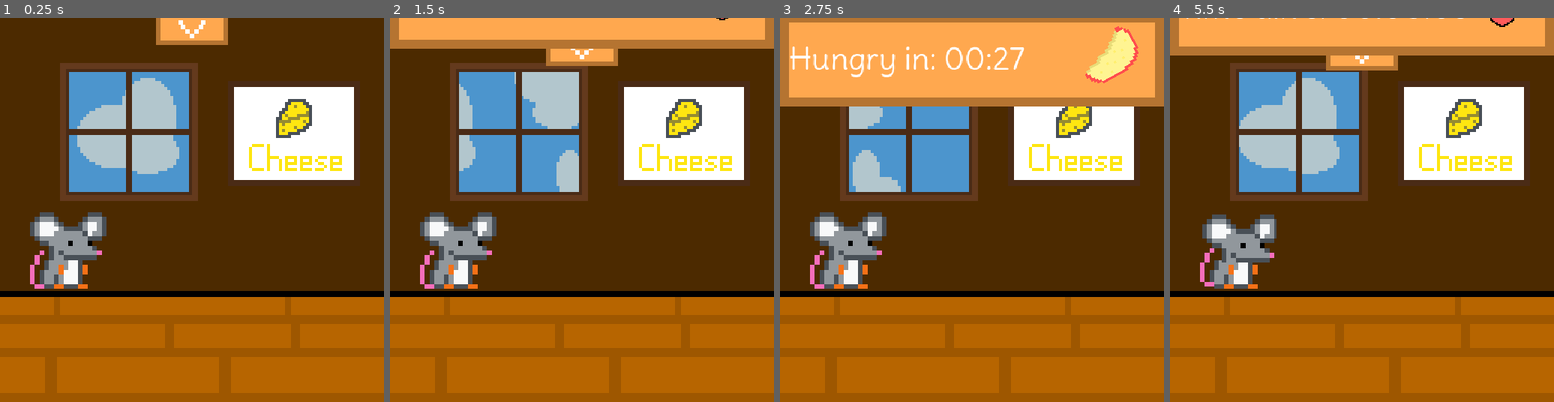
Above: before the commit, frames 1-4 (left to right).
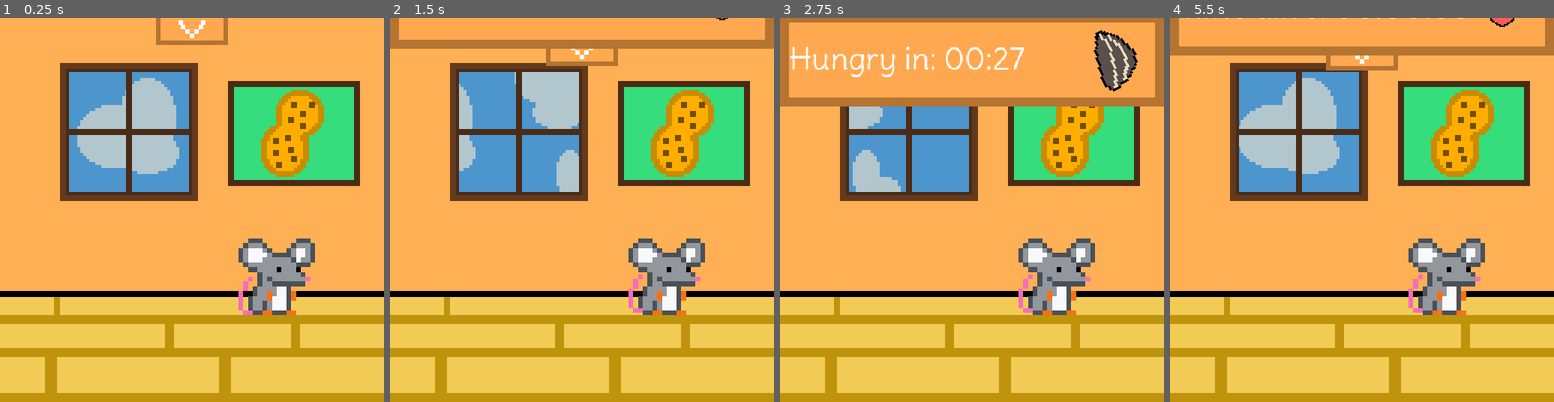
Above: after the commit, the same moments.

Repository: j4y-boi/Pip-the-Mouse-Godot
Game: Godot game, scene res://scenes/game.tscn
The game is run twice, just before and just after one commit, with the same random seed, the same clock (stepped at 60 frames per second) and the same inputs. This scene is started directly instead of the project's main scene. Sound files missing from this copy of the repository are replaced by a short silence.
Inputs (mouse positions are in pixels of both pictures, inside the frame that each line leads up to):
- Up to frame 1 (0.25 s): no input
- Up to frame 2 (1.5 s): tap Enter at 0.5 s; move the mouse to (666, 190) at 0.52 s; hold Right (right) 0.53-1.28 s; click (666, 190) at 0.67 s; move the mouse to (505, 229) at 1.27 s; hold Down (down) from 1.28 s (still down); click (505, 229) at 1.42 s
- Up to frame 3 (2.75 s): move the mouse to (1010, 125) at 2.02 s; release Down (down) at 2.03 s; hold Right (right) from 2.03 s (still down); click (1010, 125) at 2.17 s
- Up to frame 4 (5.5 s): move the mouse to (1342, 286) at 2.77 s; release Right (right) at 2.78 s; hold Up (up) 2.78-3.53 s; click (1342, 286) at 2.92 s; move the mouse to (1477, 267) at 3.52 s; hold Left (left) 3.53-5.03 s; click (1477, 267) at 3.67 s; move the mouse to (1246, 152) at 4.27 s; click (1246, 152) at 4.42 s; move the mouse to (1381, 210) at 5.02 s; hold Down (down) from 5.03 s (still down); click (1381, 210) at 5.17 s

The runs differ from the first frame. In frame 1, 83% of the frame differs, in the area x 0-100%, y 0-100%; in frame 2, 75%; in frame 3, 67%; in frame 4, 74%.

Commit message:
huge general update
- fixed a few game breaking bugs
- preventing gameplay
- removed grapes
- added sunflower seeds and blueberries
merged all main menu scripts and
- relocated to root control node
- fixed pip floating on spawn
- made down arrow touch sensitive too
- cleaned up

Diff:
--- a/scenes/game.tscn
+++ b/scenes/game.tscn
@@ -23,6 +23,7 @@
 [ext_resource type="Script" uid="uid://ff3du54xkfiy" path="res://scripts/foodZ.gd" id="18_bt5mj"]
 [ext_resource type="Texture2D" uid="uid://b1sdcim1hdl0f" path="res://assets/gui/heart.png" id="20_5newe"]
 [ext_resource type="Texture2D" uid="uid://c4ito5r2grbr8" path="res://assets/gui/arrow.png" id="21_e1j6l"]
+[ext_resource type="Script" uid="uid://du3dhitq1xgi3" path="res://scripts/guibutton.gd" id="22_qnb83"]
 [ext_resource type="AudioStream" uid="uid://dq45eo48vy6tf" path="res://assets/audio/music/game2.ogg" id="24_e1j6l"]
 [ext_resource type="Script" uid="uid://cb1lkn50aewqc" path="res://scripts/bgm.gd" id="25_bhx41"]
 [ext_resource type="AudioStream" uid="uid://b607vnfgaaqnx" path="res://assets/audio/music/game1.mp3" id="26_qnb83"]
@@ -277,6 +278,9 @@
 "name": &"walk",
 "speed": 5.0
 }]
+
+[sub_resource type="RectangleShape2D" id="RectangleShape2D_js0lu"]
+size = Vector2(33.3333, 13.3333)
 
 [node name="game" type="Node2D"]
 
@@ -340,7 +344,7 @@
 sprite_frames = SubResource("SpriteFrames_bj30b")
 animation = &"idle"
 autoplay = "idle"
-frame_progress = 0.155017
+frame_progress = 0.530859
 
 [node name="foodAuthority" type="Node2D" parent="."]
 script = ExtResource("16_5newe")
@@ -374,6 +378,13 @@
 position = Vector2(0, 74.5)
 scale = Vector2(0.75, 0.75)
 texture = ExtResource("21_e1j6l")
+
+[node name="Area2D" type="Area2D" parent="Control/Panel/arrow"]
+script = ExtResource("22_qnb83")
+
+[node name="CollisionShape2D" type="CollisionShape2D" parent="Control/Panel/arrow/Area2D"]
+position = Vector2(0, -8)
+shape = SubResource("RectangleShape2D_js0lu")
 
 [node name="Label" type="Label" parent="Control/Panel"]
 offset_left = -61.0
@@ -401,3 +412,4 @@
 [connection signal="ateFood" from="mouse" to="foodAuthority" method="_on_mouse_ate_food"]
 [connection signal="timeout" from="mouse/event" to="mouse" method="_on_event_timeout"]
 [connection signal="animation_finished" from="mouse/sprite" to="mouse" method="_on_sprite_animation_finished"]
+[connection signal="finished" from="bgm" to="bgm" method="_on_finished"]
--- a/scenes/menu.tscn
+++ b/scenes/menu.tscn
@@ -1,5 +1,6 @@
-[gd_scene load_steps=19 format=3 uid="uid://fkkjrgm2pbhn"]
-
+[gd_scene load_steps=18 format=3 uid="uid://fkkjrgm2pbhn"]
+
+[ext_resource type="Script" uid="uid://dcbs58v14eenv" path="res://scripts/menu.gd" id="1_7jp70"]
 [ext_resource type="Script" uid="uid://buqaipatv1lkm" path="res://scripts/parallax_background.gd" id="1_13sgg"]
 [ext_resource type="Texture2D" uid="uid://b8vgj0dabgab2" path="res://assets/bg/sky.png" id="2_i6lef"]
 [ext_resource type="Texture2D" uid="uid://dxsob3ih0ljvp" path="res://assets/bg/cloud.png" id="3_70i5f"]
@@ -8,8 +9,6 @@
 [ext_resource type="Texture2D" uid="uid://bwttrrn16gde2" path="res://assets/bg/art/art1.png" id="6_6cdou"]
 [ext_resource type="Texture2D" uid="uid://dp8csrh220xeo" path="res://exports/logo, art n stuff/itchiobanner.png" id="7_i42df"]
 [ext_resource type="FontFile" uid="uid://btqyhp5s88ei2" path="res://assets/fonts/Delius-Regular.ttf" id="8_7jp70"]
-[ext_resource type="Script" uid="uid://b345ghsdtk365" path="res://scripts/startLogo.gd" id="8_i6lef"]
-[ext_resource type="Script" uid="uid://bu0fyhfdmo5yw" path="res://scripts/buttons.gd" id="9_70i5f"]
 [ext_resource type="PackedScene" uid="uid://bbn8hg7verlsy" path="res://scenes/game.tscn" id="10_mj5lg"]
 [ext_resource type="AudioStream" uid="uid://d3t63m1qvixkv" path="res://assets/audio/sfx/back.wav" id="12_i42df"]
 [ext_resource type="AudioStream" uid="uid://02eg8op8sim0" path="res://assets/audio/sfx/confirm.wav" id="13_7jp70"]
@@ -35,6 +34,8 @@
 anchor_bottom = 1.0
 grow_horizontal = 2
 grow_vertical = 2
+script = ExtResource("1_7jp70")
+playScene = ExtResource("10_mj5lg")
 
 [node name="fullBG" type="Node2D" parent="."]
 
@@ -75,7 +76,6 @@
 position = Vector2(256, 100)
 scale = Vector2(0.65, 0.65)
 texture = ExtResource("7_i42df")
-script = ExtResource("8_i6lef")
 
 [node name="button" type="VBoxContainer" parent="."]
 layout_mode = 1
@@ -89,8 +89,6 @@
 offset_right = 107.0
 grow_horizontal = 2
 grow_vertical = 0
-script = ExtResource("9_70i5f")
-playScene = ExtResource("10_mj5lg")
 
 [node name="start" type="Button" parent="button"]
 layout_mode = 2
@@ -247,7 +245,7 @@
 autoplay = true
 bus = &"Music"
 
-[connection signal="pressed" from="button/start" to="button" method="_on_start_pressed"]
-[connection signal="pressed" from="button/settings" to="button" method="_on_settings_pressed"]
-[connection signal="pressed" from="button/quit" to="button" method="_on_quit_pressed"]
-[connection signal="pressed" from="Settings/back" to="button" method="_on_back_pressed"]
+[connection signal="pressed" from="button/start" to="." method="_on_start_pressed"]
+[connection signal="pressed" from="button/settings" to="." method="_on_settings_pressed"]
+[connection signal="pressed" from="button/quit" to="." method="_on_quit_pressed"]
+[connection signal="pressed" from="Settings/back" to="." method="_on_back_pressed"]
--- a/scripts/clouds.gdshader
+++ /dev/null
@@ -1,22 +0,0 @@
-shader_type canvas_item;
-//render_mode unshaded; // optional
-
-// Noise texture
-uniform sampler2D noise_texture: repeat_enable, filter_nearest;
-// Fog density
-uniform float density: hint_range(0.0, 1.0) = 0.25;
-// Fog speed
-uniform vec2 speed = vec2(0.02, 0.01);
-
-// Called for every pixel the material is visible on
-void fragment() {
-	// Make the fog slowly move
-	vec2 uv = UV + speed * TIME;
-	// Sample the noise texture
-	float noise = texture(noise_texture, uv).r;
-	// Convert the noise from the (0.0, 1.0) range to the (-1.0, 1.0) range
-	// and clamp it between 0.0 and 1.0 again
-	float fog = clamp(noise * 2.0 - 1.0, 0.0, 1.0);
-	// Apply the fog effect
-	COLOR.a *= fog * density;
-}
--- a/scripts/foodSpawner.gd
+++ b/scripts/foodSpawner.gd
@@ -8,11 +8,12 @@
 var spawnLimit = 10
 var foods = {}
 
-const foodTextures = [
+var foodTextures = [
 	"res://assets/food/apple_slice.bmp",
 	"res://assets/food/cheese.bmp",
-	"res://assets/food/grapes.bmp",
-	"res://assets/food/peanut.bmp"
+	"res://assets/food/peanut.bmp",
+	"res://assets/food/sunflowerseed.png",
+	"res://assets/food/blueberry.png",
 ]
 
 func _input(event):
@@ -21,7 +22,7 @@
 			amountSpawned += 1
 			var buffer = food_copy.duplicate() #WHAT THE HELL IS THIS FOR THEN IF I NEED TO ADD IT ANYWAY
 			buffer.position.x = randi_range(65, 447)
-			buffer.position.y = randi_range(342, 448) #note to self: do NOT ever change this outside of pip's range, he'll fuckin' die and keep walking
+			buffer.position.y = randi_range(342, 446) #note to self: do NOT ever change this outside of pip's range, he'll fuckin' die and keep walking
 			buffer.set_script(load("res://scripts/foodZ.gd")) #see? im nice with resources, i only add the script after its cloned :)
 			buffer.visible = true
 			buffer.name = "food"+str(amountSpawned)
--- a/scripts/foodZ.gd
+++ b/scripts/foodZ.gd
@@ -1,5 +1,4 @@
 extends Sprite2D
 
-# Called every frame. 'delta' is the elapsed time since the previous frame.
 func _process(delta: float) -> void:
-	$".".z_index = $".".position.y
+	$".".z_index = $".".position.y-3
--- /dev/null
+++ b/scripts/guibutton.gd
@@ -0,0 +1,10 @@
+extends Area2D
+@onready var panel: Sprite2D = $"../.."
+
+func _input_event(viewport, event, shape_idx):
+	if event is InputEventMouseButton and event.button_index == MOUSE_BUTTON_LEFT and event.is_pressed():
+		if not panel.goDown:
+			self.on_click()
+
+func on_click():
+	panel.goDown = true
--- a/scripts/buttons.gd
+++ b/scripts/menu.gd
@@ -1,17 +1,33 @@
-extends VBoxContainer
+extends Control
 
 @export var playScene : PackedScene
-@onready var fg: ColorRect = $"../fg"
-@onready var settingsMenu: Panel = $"../Settings"
-@onready var defaultButtons: VBoxContainer = $"."
+@onready var fg: ColorRect = $fg
+@onready var settingsMenu: Panel = $Settings
+@onready var defaultButtons: VBoxContainer = $button
+@onready var logo: Sprite2D = $Itchiobanner
+
+var start = -95
+var end = 100
+var time = 0.0
 
 func _ready() -> void:
 	fg.modulate.a = 0.0
 	fg.visible = false
+	logo.position.y = start
+
+func _process(delta: float) -> void:
+	time += delta
+
+	logo.rotation = (sin(time))/10
+
+	if int(logo.position.y) > end-3:
+		logo.position.y = end
+	else:
+		logo.position.y += (end-logo.position.y)*delta*2
 
 func _on_quit_pressed() -> void:
 	fg.visible = true
-	$"../back".play()
+	$back.play()
 	var tween = self.create_tween()
 	tween.tween_property(fg, "modulate:a", 1.0, 0.5)
 	tween.tween_interval(.5)
@@ -24,11 +40,12 @@
 
 func _on_start_pressed() -> void:
 	fg.visible = true
-	$"../confirm".play()
+	$confirm.play()
 	var tween = self.create_tween()
 	tween.tween_property(fg, "modulate:a", 1.0, 1)
 	tween.tween_interval(.5)
 	await tween.finished
+	await get_tree().process_frame
 	get_tree().change_scene_to_packed(playScene)
 
 func _on_back_pressed() -> void:
--- a/scripts/mouse.gd
+++ b/scripts/mouse.gd
@@ -9,7 +9,7 @@
 
 #some config
 var eventsBeforeSleep = 5
-var nutritionalValue = 20
+var nutritionalValue = 10
 #
 
 var feedTimeLeft = 0.0
@@ -117,7 +117,7 @@
 			mouse.position += to_target.normalized() * step # w a l c
 
 	mouse.position.x = clamp(mouse.position.x, 65, 447) #holy shit this is way better
-	mouse.position.y = clamp(mouse.position.y, 310, 448)
+	mouse.position.y = clamp(mouse.position.y, 310, 447)
 
 	mouse.z_index = mouse.position.y #i dunno how effective thisll be, but this is how i do it so screw you
 
--- a/scripts/savesystem.gd
+++ b/scripts/savesystem.gd
@@ -14,12 +14,13 @@
 	"version" = 5,
 	"roomnum" = 1,
 	"artnum" = 1,
-	"mousex" = 91.0,
-	"mousey" = 310.0,
+	"mousex" = randi_range(65, 447),
+	"mousey" = randi_range(310, 430),
 	"timeAlive" = 0,
 	"autosaveTime" = 30,
 	"feedtimeleft" = 30,
 	"dead" = false,
+	"leftbehind" = false,
 }
 
 var judgement: Dictionary = {
--- a/scripts/splash_screen_manager.gd
+++ b/scripts/splash_screen_manager.gd
@@ -28,6 +28,7 @@
 		tween.tween_property(screen, "modulate:a", 0.0, fade_out_time)
 		tween.tween_interval(out_time)
 		await tween.finished
+	await get_tree().process_frame
 	get_tree().change_scene_to_packed(load_scene)
 
 func _unhandled_input(event: InputEvent):
@@ -37,6 +38,7 @@
 		tween.tween_property(fg, "modulate:a", 1.0, 0.25)
 		tween.tween_interval(out_time)
 		await tween.finished
+		await get_tree().process_frame
 		get_tree().change_scene_to_packed(load_scene)
 
 func _ready():
--- a/scripts/startLogo.gd
+++ /dev/null
@@ -1,20 +0,0 @@
-extends Sprite2D
-@onready var logo: Sprite2D = $"."
-
-var start = -95
-var end = 100
-var time = 0.0
-
-func _ready() -> void:
-	logo.position.y = start
-
-# Called every frame. 'delta' is the elapsed time since the previous frame.
-func _process(delta: float) -> void:
-	time += delta
-
-	logo.rotation = (sin(time))/10
-
-	if int(logo.position.y) > end-3:
-		logo.position.y = end
-	else:
-		logo.position.y += (end-logo.position.y)*delta*2
--- a/scripts/topGUI.gd
+++ b/scripts/topGUI.gd
@@ -14,13 +14,7 @@
 
 var slidelimit = 2
 
-const foodTextures = [
-	"res://assets/food/apple_slice.bmp",
-	"res://assets/food/cheese.bmp",
-	"res://assets/food/grapes.bmp",
-	"res://assets/food/peanut.bmp"
-]
-
+var foodTextures:Array
 var textured = load("res://assets/gui/heart.png")
 
 var topguislide = 0
@@ -29,20 +23,23 @@
 var end2 = 64.5
 # -
 
-var uhhhh = 0.0
+var gametime = 0.0
 var lasttime = 0
 var options = []
 var canreturn = false
-var hmmmm = 0
+var intgametime = 0
 var talkstage = 0
 var wasHunger = false
 
+func random_sentence(lines: Array) -> void:
+	time.text = lines[randi_range(0, lines.size() - 1)]
+
 func _ready() -> void:
-	pass # Replace with function body.
+	foodTextures = food_authority.foodTextures
 
 func _process(delta: float) -> void:
-	uhhhh += delta
-	hmmmm = floor(uhhhh)
+	gametime += delta
+	intgametime = floor(gametime)
 
 	if mouse.dead:
 		topguislide = -1
@@ -93,40 +90,36 @@
 		icon.visible = false
 		goDown = true
 		if lasttime == 0:
-			lasttime = hmmmm
+			lasttime = intgametime
 
-		if talkstage == 0 and talkstage == 0:
+		if intgametime == 0 and talkstage == 0:
 			talkstage += 1
 			if mouse.feedTimeLeft <= 0 or mouse.feedTimeLeft >= 600:
-				options = ["P-Pip? You there?","Is he okay?","Is he... Dead?"]
+				random_sentence(["P-Pip? You there?","Is he okay?","Is he... Dead?"])
 			else:
-				options = ["Huh...", "That's weird.", "Wait what?"]
-			time.text = options[randi_range(0,len(options)-1)]
-		if hmmmm == lasttime+5 and talkstage == 1:
+				random_sentence(["Huh...", "That's weird.", "Wait what?"])
+		if intgametime == lasttime+5 and talkstage == 1:
 			talkstage+=1
 			if mouse.feedTimeLeft <= 0:
-				options = ["He starved...","He ate too little...","Did you give him food?"]
+				random_sentence(["He starved...","He ate too little...","Did you give him food?"])
 			elif mouse.feedTimeLeft >= 600:
-				options = ["That's too much food...","You fed him too much...","A bit too much food."]
+				random_sentence(["That's too much food...","You fed him too much...","A bit too much food..."])
 			else:
-				options = ["This death wasn't..."]
-			time.text = options[randi_range(0,len(options)-1)]
-		if hmmmm == lasttime+10 and talkstage == 2:
+				random_sentence(["This death wasn't..."])
+		if intgametime == lasttime+10 and talkstage == 2:
 			talkstage+=1
 			if mouse.feedTimeLeft <= 0:
-				options = ["He needs to eat.","Mice eat too. Feed him.","Press [LEFT] to feed"]
+				random_sentence(["He needs to eat.","Mice eat too. Feed him.","Press [LEFT] to feed"])
 			elif mouse.feedTimeLeft >= 600:
-				options = ["Mice eat less.","Give a bit less food next time.",""]
+				random_sentence(["Mice eat less.","Don't give too much food.","Feed him less."])
 			else:
-				options = ["Recognized?"]
-			time.text = options[randi_range(0,len(options)-1)]
-		if hmmmm == lasttime+15 and talkstage == 3:
+				random_sentence(["Recognized?"])
+		if intgametime == lasttime+15 and talkstage == 3:
 			talkstage+=1
-			var format_string = "He was alive for: %s:%s:%s"
-			time.text = format_string%["%02d" % hours, "%02d" % minutes,"%02d" % seconds]
-		if hmmmm == lasttime+20 and talkstage == 4:
+			time.text = "He was alive for: %s:%s:%s"%["%02d" % hours, "%02d" % minutes,"%02d" % seconds]
+		if intgametime == lasttime+20 and talkstage == 4:
 			talkstage+=1
-			time.text = "Press [UP] to restart."
+			random_sentence(["Press [UP] to restart."])
 			canreturn = true
 	elif topguislide == -2:
 		icon.visible = false
@@ -170,8 +163,8 @@
 		print("nuked")
 		#restore save, handled by savesystem at restart
 		save.judgement.miceKilled += 1
-		if mouse.aliveTime > save.longestAlive:
-			save.longestAlive = mouse.aliveTime
+		if mouse.aliveTime > save.judgement.longestAlive:
+			save.judgement.longestAlive = mouse.aliveTime
 
 		var save_path = "user://savefile.json"
 		if FileAccess.file_exists(save_path):
Binary file added: assets/food/blueberry.png
Not shown, changed: assets/food/blueberry.png.import
Binary file removed: assets/food/grapes.bmp
Binary file added: assets/food/sunflowerseed.png
Not shown, added: assets/food/sunflowerseed.png.import
Not shown: 3 places in scenes/game.tscn that only renumber resources
Not shown, removed: scripts/buttons.gd.uid
Not shown, removed: scripts/clouds.gdshader.uid
Not shown, added: scripts/guibutton.gd.uid
Not shown, added: scripts/menu.gd.uid
Not shown, removed: scripts/startLogo.gd.uid
